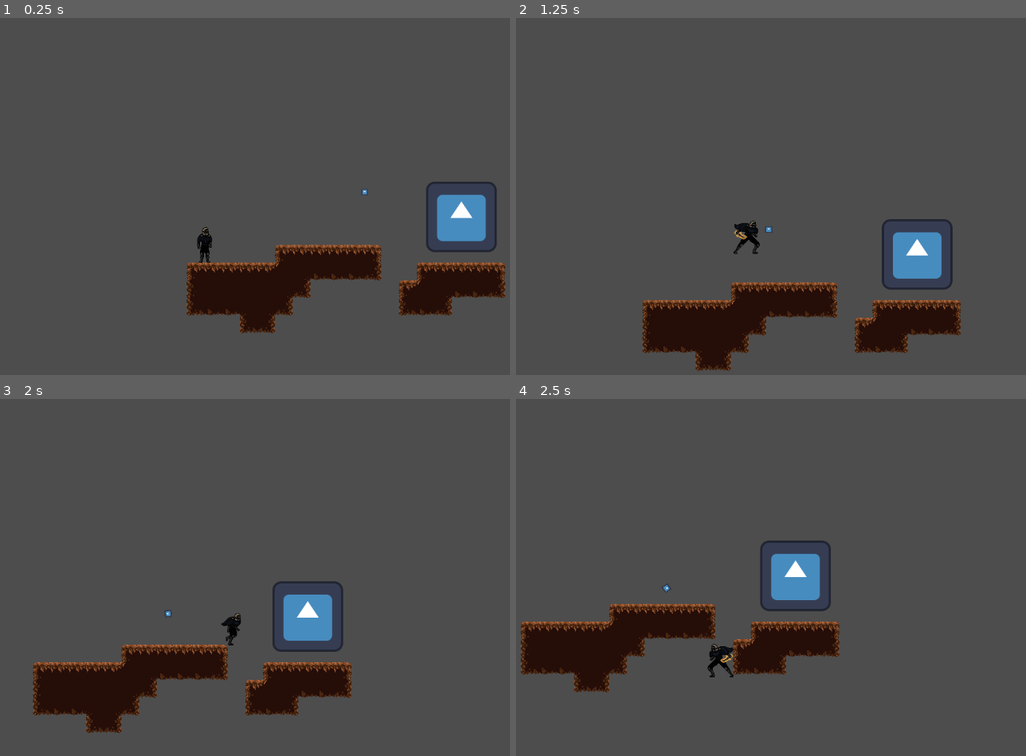
Above: before the commit, frames 1-4 (two rows, left to right).
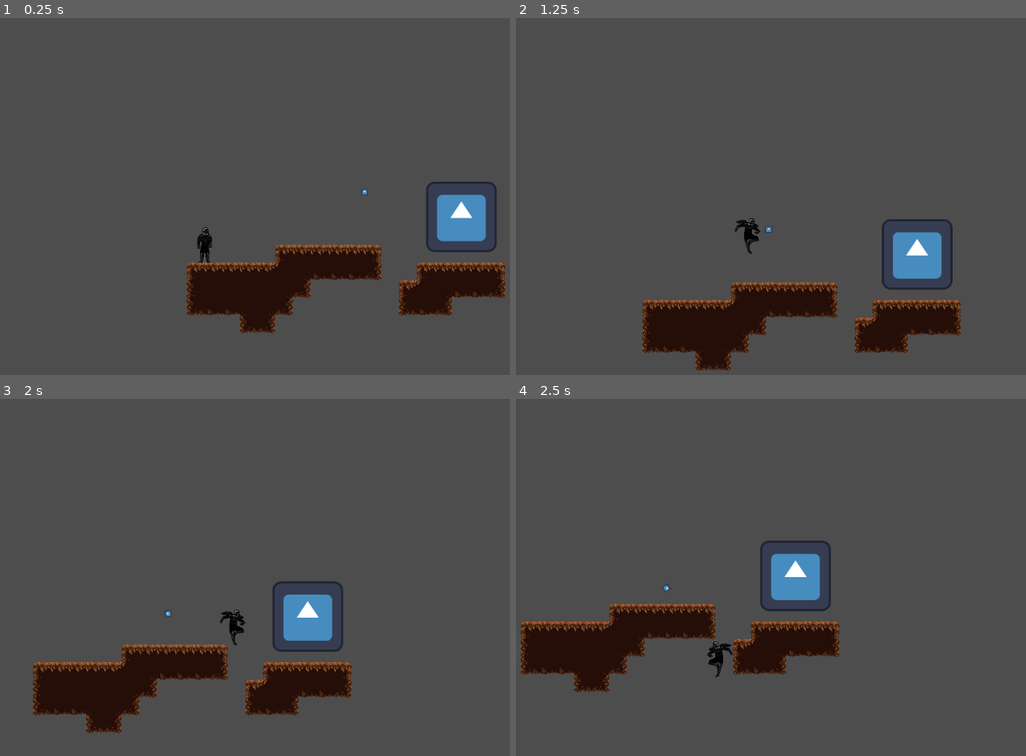
Above: after the commit, the same moments.

Repository: mlaikhram/metroidvania-month-24
Game: Godot game, scene res://scenes/level.tscn
Two runs of this game, one before a commit and one after it. Both use one fixed random seed, a clock stepped at 60 frames per second and the inputs below. The engine's default icon, where the game draws it, is replaced by a stand-in: a white triangle on a blue panel in a dark square.
Inputs (mouse positions are in pixels of both pictures, inside the frame that each line leads up to):
- Up to frame 1 (0.25 s): no input
- Up to frame 2 (1.25 s): tap Enter at 0.5 s; move the mouse to (862, 178) at 0.52 s; hold Right (player_right) from 0.53 s (still down); click (862, 178) at 0.6 s; tap Space (player_jump) at 0.77 s
- Up to frame 3 (2 s): keep holding Right (player_right); move the mouse to (76, 595) at 1.27 s; right-click (76, 595) at 1.35 s; tap Space (player_jump) at 1.52 s
- Up to frame 4 (2.5 s): move the mouse to (786, 498) at 2.02 s; release Right (player_right) at 2.03 s; hold Left (player_left) from 2.03 s (still down); click (786, 498) at 2.1 s

Frame 1 is identical in both runs. In frame 2, 0.2% of the frame differs, in the area x 42-48%, y 56-67%; in frame 3, 0.2%; in frame 4, 0.2%.

Commit message:
added fall animation

Diff:
--- a/scenes/player.tscn
+++ b/scenes/player.tscn
@@ -7,6 +7,7 @@
 [ext_resource type="Texture2D" uid="uid://bll60o5m1ckvd" path="res://art/player/A_Player_Attack.png" id="2_viish"]
 [ext_resource type="Texture2D" uid="uid://ybffva5vqkkc" path="res://art/player/A_Player_Run.png" id="3_3203m"]
 [ext_resource type="Texture2D" uid="uid://dam64hf6pmk45" path="res://art/player/A_Player_Jump.png" id="4_0dgqn"]
+[ext_resource type="Texture2D" uid="uid://bogg2j5nwwwbk" path="res://art/player/A_Player_Fall.png" id="5_qb4sa"]
 [ext_resource type="Texture2D" uid="uid://bnw408qi6u3x7" path="res://art/player/PE_DaggerAttack.png" id="6_84m20"]
 [ext_resource type="Script" path="res://scripts/Hitbox2D.gd" id="7_nibgo"]
 [ext_resource type="Script" path="res://scripts/Hurtbox2D.gd" id="8_43dkg"]
@@ -19,6 +20,10 @@
 atlas = ExtResource("2_viish")
 region = Rect2(96, 0, 96, 96)
 
+[sub_resource type="AtlasTexture" id="AtlasTexture_82m7p"]
+atlas = ExtResource("5_qb4sa")
+region = Rect2(0, 0, 96, 96)
+
 [sub_resource type="AtlasTexture" id="AtlasTexture_8cq12"]
 atlas = ExtResource("3_3203m")
 region = Rect2(0, 0, 96, 96)
@@ -134,6 +139,14 @@
 }],
 "loop": false,
 "name": &"dagger",
+"speed": 8.0
+}, {
+"frames": [{
+"duration": 1.0,
+"texture": SubResource("AtlasTexture_82m7p")
+}],
+"loop": true,
+"name": &"fall",
 "speed": 8.0
 }, {
 "frames": [{
@@ -262,7 +275,7 @@
 [node name="AnimatedSprite2D" type="AnimatedSprite2D" parent="."]
 position = Vector2(0, -48)
 sprite_frames = SubResource("SpriteFrames_xv226")
-animation = &"wind_spell"
+animation = &"fall"
 autoplay = "idle"
 
 [node name="CollisionShape2D" type="CollisionShape2D" parent="."]
--- a/scripts/FadeOutAnimatedSprite2D.gd
+++ b/scripts/FadeOutAnimatedSprite2D.gd
@@ -15,9 +15,7 @@
 
 # Called every frame. 'delta' is the elapsed time since the previous frame.
 func _process(delta):
-	print("time left: " + str(time_left))
 	if time_left <= 0:
-		print("faded out")
 		owner.queue_free()
 	else:
 		time_left -= delta
--- a/scripts/player.gd
+++ b/scripts/player.gd
@@ -81,7 +81,9 @@
 
 func _idle_physics_process(delta):
 	var direction = _base_movement(delta)
-	if is_on_floor() && direction:
+	if not is_on_floor() && velocity.y > 0:
+		_animated_sprite.play("fall")
+	elif is_on_floor() && direction:
 		_animated_sprite.play("run")
 	elif is_on_floor():
 		_animated_sprite.play("idle")
Not shown, added: art/player/A_Player_Fall.png.import
Not shown: 1 places in scenes/player.tscn that only renumber resources
